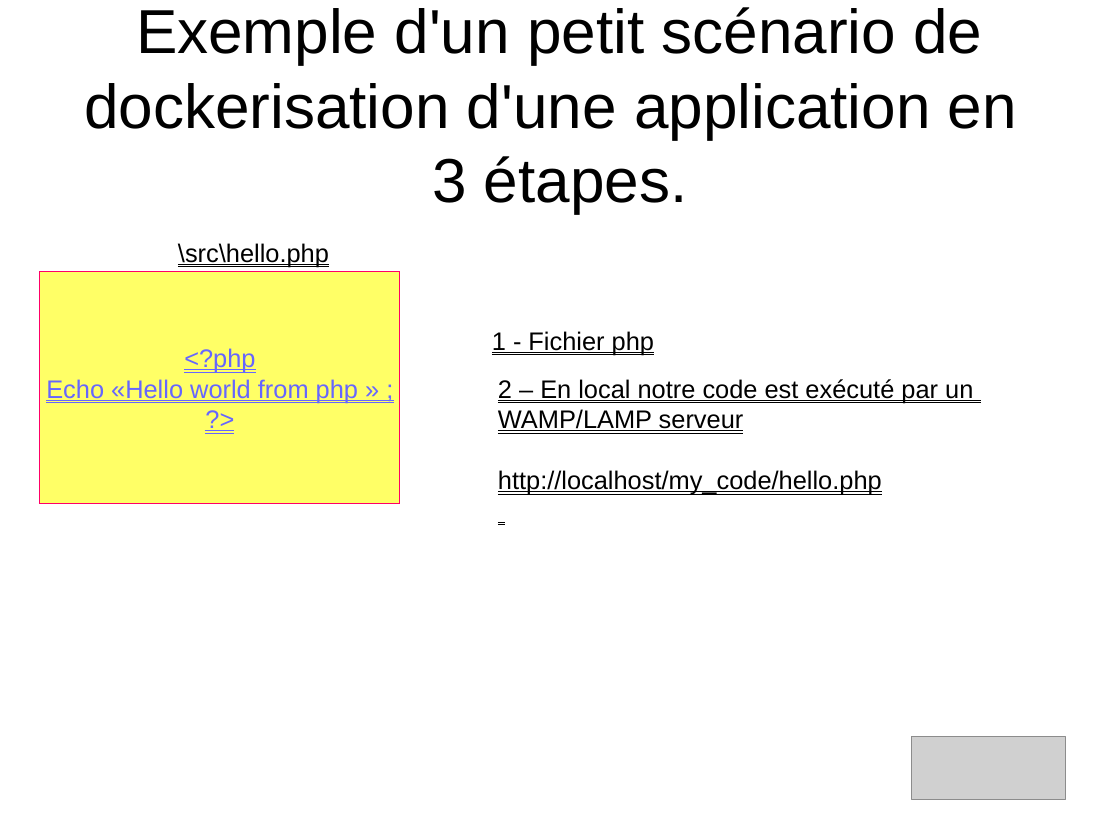
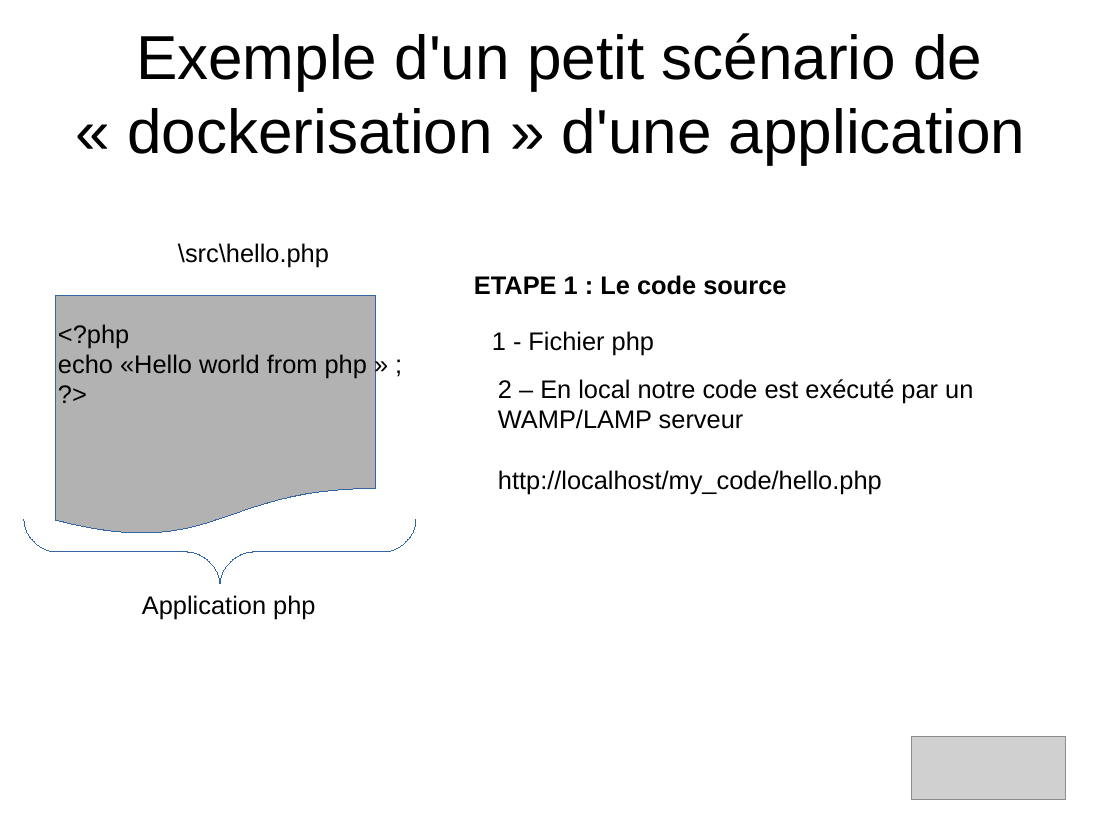
Before and after one commit to heylve/current, a slide deck: slide 7 of Rencontre_devs/docker_dev_conf_20_11_2017.odp (slide 8 before the commit). Drawn at 1120x840 pixels with LibreOffice and Linux fonts; fonts in the diff are those of the drawing; grey boxes stand for pictures. Boxes give left, top, right and bottom in pixels: in the first picture for what was removed or moved away, otherwise in the second. Text is boxed around its words. In the diff, an @@ line names an element or a change of style, - is before the commit and + after.

```diff
--- a/Rencontre_devs/docker_dev_conf_20_11_2017.odp
+++ b/Rencontre_devs/docker_dev_conf_20_11_2017.odp
@@ title at bbox=[127, 33, 1026, 165]: text changed @@
-Exemple d'un petit scénario de dockerisation d'une application en
-3 étapes.
+Exemple d'un petit scénario de « dockerisation » d'une application
@@ flow chart document added at bbox=[56, 296, 376, 536], fill #B2B2B2, outline #3465A4 0 pt @@
@@ text added at bbox=[474, 275, 786, 295], 18 pt, text #000000, bold @@
+ETAPE 1 : Le code source
@@ text "<?php": place and size @@
-text "<?php" at bbox=[40, 272, 399, 504]
+text "<?php" at bbox=[58, 324, 367, 379]
@@ text "<?php" at bbox=[58, 324, 367, 379]: vertical alignment middle to top; fill #FFFF66 to none; outline #FF0066 0 pt to none @@
@@ text at bbox=[58, 324, 129, 348]: text colour #6666FF to #000000, underline off in "<?php", "?>"; alignment centre to left @@
@@ text at bbox=[58, 354, 367, 379]: text changed; text colour #6666FF to #000000 @@
-Echo «Hello world from php » ;
+echo «Hello world from php » ;
@@ underline off in 3 elements at bbox=[178, 243, 329, 267], bbox=[492, 331, 654, 355], bbox=[498, 379, 973, 495] @@
@@ freeform shape added at bbox=[24, 520, 416, 584], outline #3465A4 0 pt @@
@@ text added at bbox=[142, 595, 315, 619], 18 pt, text #000000 @@
+Application php
```
Also in this commit, not shown: 8 other slides changed, 3 slides added, 8 slides removed, 1 other file.
